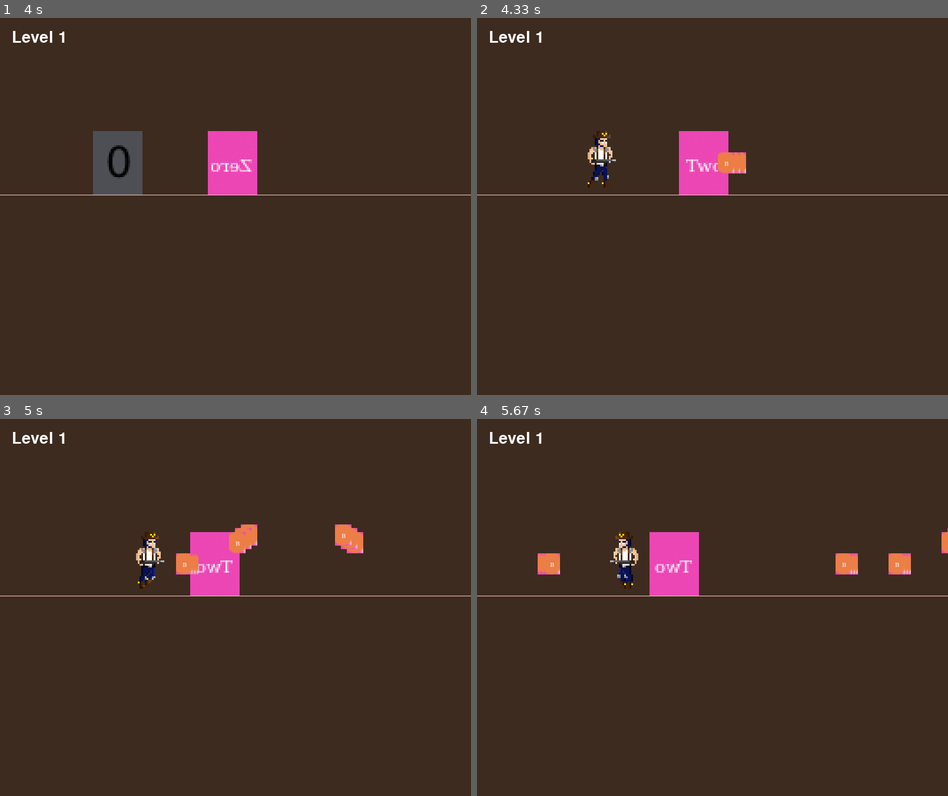
Above: before the commit, frames 1-4 (two rows, left to right).
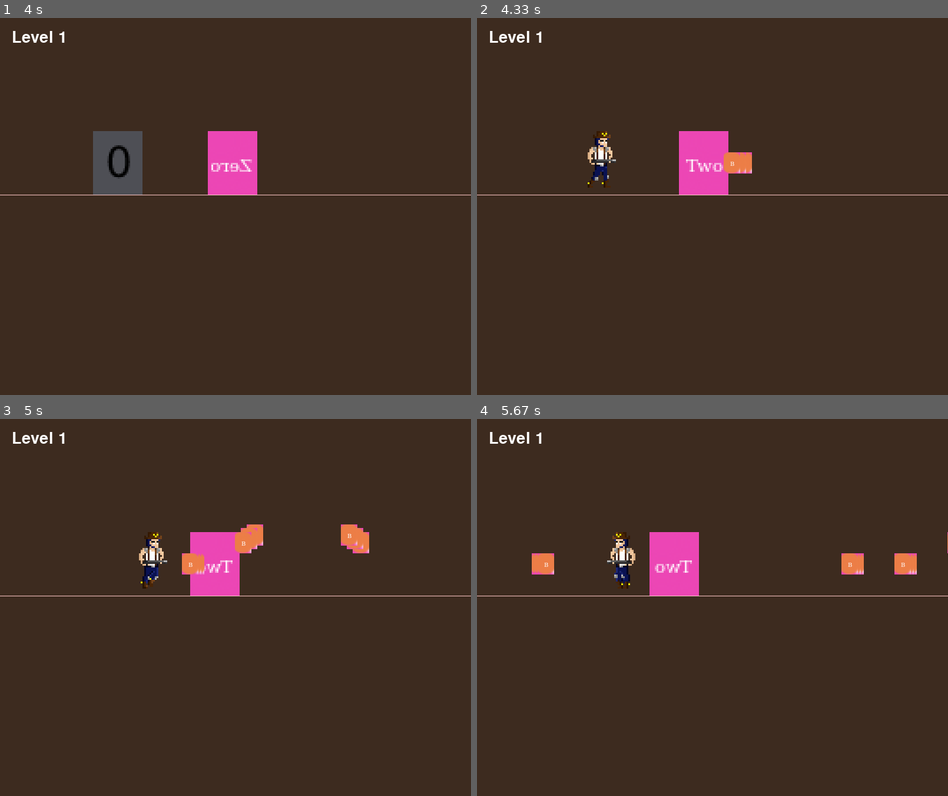
Above: after the commit, the same moments.

Repository: DevsInTheShed/pyGameJam2021
Game: pygame game, started from main.py
Two runs of this game, one before a commit and one after it. Both use one fixed random seed, a clock stepped at 60 frames per second and the inputs below.
Inputs (mouse positions are in pixels of both pictures, inside the frame that each line leads up to):
- Up to frame 1 (4 s): click (216, 225) at 0.38 s; click (136, 123) at 0.72 s
- Up to frame 2 (4.33 s): tap Space at 4 s
- Up to frame 3 (5 s): hold Up 4.33-4.8 s; tap Space at 4.4, 4.7, 4.9 s; hold Right from 4.83 s (still down)
- Up to frame 4 (5.67 s): tap Space at 5.2, 5.4 s; release Right at 5.3 s; hold Left from 5.33 s (still down)

Frame 1 is identical in both runs. In frame 2, 0.2% of the frame differs, in the area x 51-59%, y 35-42%; in frame 3, 1.2%, in the area x 28-79%, y 27-45%; in frame 4, 1.1%.

Commit message:
refactor charactor to move interaction into character class

Diff:
--- a/game/character.py
+++ b/game/character.py
@@ -1,13 +1,13 @@
 import os, pygame
-from game import enums
+from game import enums, globals
 from game.bullet import Bullet
 
 
 class Character(pygame.sprite.Sprite):
-    def __init__(self, char_type, x, y, scale, speed, GRAVITY):
+    def __init__(self, char_type, x, y, scale, speed):
         pygame.sprite.Sprite.__init__(self)
         self.actions = enums.Action
-        self.GRAVITY = GRAVITY
+        self.action = self.actions.idle
         self.alive = True
         self.char_type = char_type
         self.speed = speed
@@ -16,13 +16,14 @@
         self.jump = False
         self.in_air = True
         self.flip = False
-        self.animation_list = []
+        self.shooting = False
+        self.playerState = {"moveLeft": False, "moveRight": False}
         self.frame_index = 0
-        self.action = self.actions.idle
         self.update_time = pygame.time.get_ticks()
         self.bullet_count = 100
+        self.bullet_group = pygame.sprite.Group()
         self.score = 0
-        self.bullet_group = pygame.sprite.Group()
+        self.animation_list = []
 
         animation_types = ['Idle', 'Run', 'Jump']
         for animation in animation_types:
@@ -50,6 +51,7 @@
     def update_score(self, increment):
         self.score = self.score + increment
 
+
     def move(self, move_left, move_right):
         delta_x = 0
 
@@ -66,7 +68,7 @@
             self.jump = False
             self.in_air = True
 
-        self.velocity_y += self.GRAVITY
+        self.velocity_y += globals.GRAVITY
         if self.velocity_y > 10:
             self.velocity_y = 10
         delta_y = self.velocity_y
@@ -94,6 +96,18 @@
             self.update_time = pygame.time.get_ticks()
 
     def draw(self, screen):
+
+        if self.alive:
+            if self.shooting:
+                self.shoot()
+            if self.in_air:
+                self.update_action(self.actions.jump)
+            elif self.playerState["moveLeft"] or self.playerState["moveRight"]:
+                self.update_action(self.actions.run)
+            else:
+                self.update_action(self.actions.idle)
+            self.move(self.playerState["moveLeft"], self.playerState["moveRight"])
+
         self.bullet_group.update()
         self.bullet_group.draw(screen)
         print("Score: " + str(self.score))
--- a/game/gameState.py
+++ b/game/gameState.py
@@ -12,7 +12,7 @@
         self.levels = enums.Level
         self.currentLevel = self.levels.none
 
-        player = Character('player', 200, 200, 3, 5, globals.GRAVITY)
+        player = Character('player', 200, 200, 3, 5)
         player.actions = enums.Action
 
         scrMenu = menu.Menu(self)
--- a/main.py
+++ b/main.py
@@ -1,5 +1,5 @@
 import os, pygame
-from game import globals
+from game.globals import *
 from game.gameState import GameState
 
 pygame.init()
@@ -7,9 +7,9 @@
 
 state = GameState()
 
-while globals.GameRunning:
-    globals.Clock.tick(globals.FPS)
-    globals.GameRunning = state.render()
+while GameRunning:
+    Clock.tick(FPS)
+    GameRunning = state.render()
     pygame.display.update()
 
 pygame.quit()
--- a/screen/stage.py
+++ b/screen/stage.py
@@ -9,7 +9,7 @@
         self.playerState = {
             "player1": {"moveLeft": False, "moveRight": False}
         }
-        self.shoot = False
+
         self.lvl1 = Level_1()
 
     def draw(self):
@@ -19,39 +19,28 @@
         self.player1.draw(self.globals.ViewScreen)
 
 
-        if self.player1.alive:
-            if self.shoot:
-                self.player1.shoot()
-            if self.player1.in_air:
-                self.player1.update_action(self.player1.actions.jump)
-            elif self.playerState["player1"]["moveLeft"] or self.playerState["player1"]["moveRight"]:
-                self.player1.update_action(self.player1.actions.run)
-            else:
-                self.player1.update_action(self.player1.actions.idle)
-            self.player1.move(self.playerState["player1"]["moveLeft"], self.playerState["player1"]["moveRight"])
-
         for event in pygame.event.get():
             if event.type == pygame.KEYDOWN:
                 if event.key == pygame.K_ESCAPE:
                     return False
                 if event.key == pygame.K_LEFT:
-                    self.playerState["player1"]["moveLeft"] = True
+                    self.player1.playerState["moveLeft"] = True
                 if event.key == pygame.K_RIGHT:
-                    self.playerState["player1"]["moveRight"] = True
+                    self.player1.playerState["moveRight"] = True
                 if event.key == pygame.K_UP and self.player1.alive:
                     self.player1.jump = True
                 if event.key == pygame.K_SPACE:
-                    self.shoot = True
+                    self.player1.shooting = True
 
             if event.type == pygame.KEYUP:
                 if event.key == pygame.K_LEFT:
-                    self.playerState["player1"]["moveLeft"] = False
+                    self.player1.playerState["moveLeft"] = False
                 if event.key == pygame.K_RIGHT:
-                    self.playerState["player1"]["moveRight"] = False
+                    self.player1.playerState["moveRight"] = False
                 if event.key == pygame.K_UP and self.player1.alive:
                     self.player1.jump = False
                 if event.key == pygame.K_SPACE:
-                    self.shoot = False
+                    self.player1.shooting = False
 
             if event.type == pygame.QUIT:
                 return False
